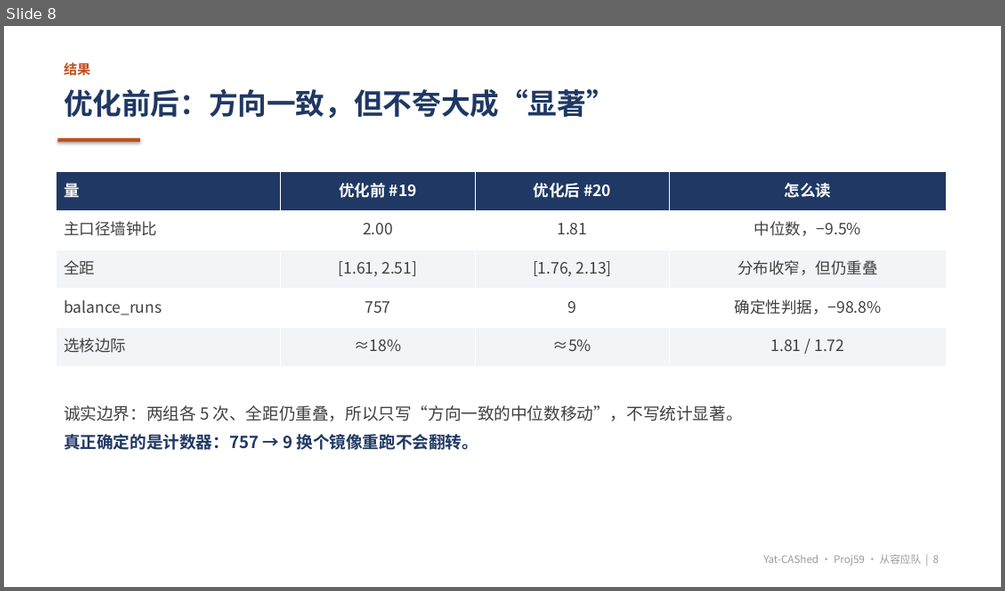
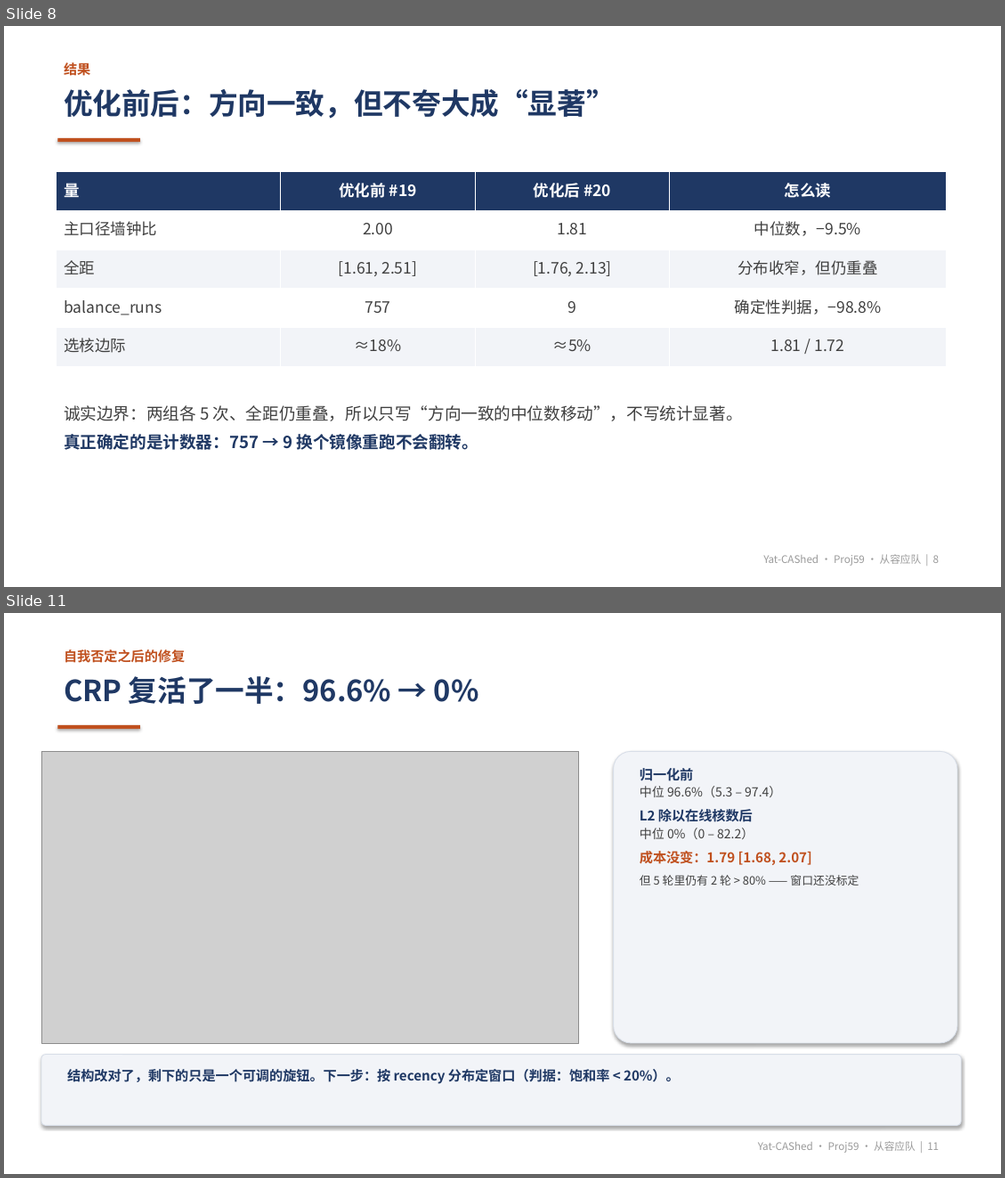
Before and after one commit to mafuquan430/Yat-CAshed, a slide deck: report/slides/结题答辩.pptx. Shown one above the other, each under a label of ours: slide 8 before the commit, slides 8 and 11 after it; the slides between them are not shown. The pictures are 1005x591 and 1005x1178 pixels, drawn with LibreOffice and Linux fonts; fonts in the diff are those of the drawing; grey boxes stand for pictures. Boxes give left, top, right and bottom in pixels: in the first picture for what was removed or moved away, otherwise in the second. Text is boxed around its words. In the diff, an @@ line names an element or a change of style, - is before the commit and + after.

```diff
--- a/report/slides/结题答辩.pptx
+++ b/report/slides/结题答辩.pptx
@@ slide 11 added at (4,613,1001,1174), background #FFFFFF @@
@@ text added at (64,649,185,663), 13 pt, text #C0501E, bold @@
+自我否定之后的修复
@@ text added at (64,676,479,704), 28 pt, text #1F3864, bold @@
+CRP 复活了一半：96.6% → 0%
@@ rectangle added at (57,725,140,729), fill #C0501E @@
@@ picture added at (41,751,578,1043) @@
@@ rounded rectangle added at (614,751,957,1043), fill #F2F4F8, outline #D8DEE8 0.75 pt @@
@@ text added at (639,768,858,885), 13 pt, text #404040 @@
+归一化前
+中位 96.6%（5.3 – 97.4）
+L2 除以在线核数后
+中位 0%（0 – 82.2）
+成本没变：1.79 [1.68, 2.07]
+但 5 轮里仍有 2 轮 > 80% —— 窗口还没标定
@@ rounded rectangle added at (41,1054,961,1126), fill #F2F4F8, outline #D8DEE8 0.75 pt @@
@@ text added at (67,1069,680,1084), 13 pt, text #1F3864, bold @@
+结构改对了，剩下的只是一个可调的旋钮。下一步：按 recency 分布定窗口（判据：饱和率 < 20%）。
@@ text added at (758,1141,938,1152), 10 pt, text #9A9A9A @@
+Yat-CAShed · Proj59 · 从容应队 | 11
```
Also in this commit, not shown: 5 slides changed, 20 other files.
